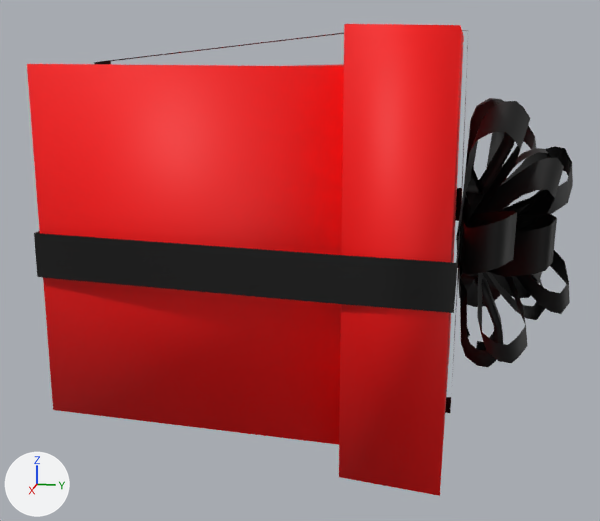
A saved change to the COLLADA model models/gift.dae.
One viewpoint serves both versions: a 50 mm camera at (0.051, 0.0131, 0.0104) aimed at (0.0009, 0.0031, -0.0022). Arrows for +X, +Y and +Z are at lower left; the lights stay in place. Where no turn or scale is listed for an object, it has been applied to the vertices.

The scene before the commit, as lines of its bpy script (objects in view):
```python
ob_cube = bpy.data.objects.new('Cube', me_cube_005_geometry001)
ob_cube.location = (0.00099, -0.00041, -0.01816)
ob_cube_001 = bpy.data.objects.new('Cube_001', me_cube_005_geometry003)
ob_cube_001.location = (0.0, 0.0, 0.0)
ob_cube_002 = bpy.data.objects.new('Cube_002', me_cube_005_geometry002)
ob_cube_002.location = (0.0, 0.0, 0.0)
ob_cube_003 = bpy.data.objects.new('Cube_003', me_cube_005_geometry)
ob_cube_003.location = (-0.00243, 0.00041, 0.00236)
ob_cube_003.rotation_euler = (-0.225, -0.919, 0.0249)  # degrees (-13, -53, 1.4)
ob_cube_004 = bpy.data.objects.new('Cube_004', me_cube_005)
ob_cube_004.location = (-0.00168, 0.0014, -0.00042)
ob_cube_004.rotation_euler = (-0.0802, -2.311, -0.0602)  # degrees (-4.6, -132, -3.4)
```
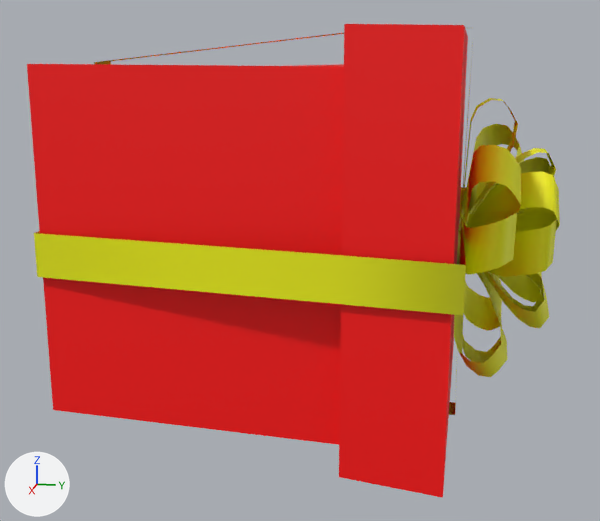
Pixel boxes (x1, y1, x2, y2) of what changed, in the pictures (600 x 521 px; the box of a moved part takes in the faces that stretch with it):
'Cube', reshaped, shading changed: before (27, 24, 464, 496); after (27, 24, 468, 498)
'Cube_001', recoloured, reshaped (black to yellow): before (34, 177, 557, 313); after (34, 182, 557, 315)
'Cube_003', recoloured, moved, turned: before (456, 101, 564, 307); after (464, 145, 560, 331)
'Cube_004', recoloured, moved, turned: before (477, 126, 573, 363); after (454, 124, 556, 377)
'Cube_002', recoloured, reshaped: before (94, 30, 551, 413); after (94, 33, 556, 415)
part 1 of me_cube_005_geometry001, moved or reshaped: before (339, 24, 464, 496); after (339, 24, 468, 498)
part 2 of me_cube_005_geometry001, shading changed: (27, 64, 344, 445) in both
part 3 of me_cube_005_geometry002, cut back: before (445, 30, 515, 413); after (449, 103, 469, 415)
part 4 of me_cube_005_geometry003, moved or reshaped: before (331, 221, 461, 313); after (331, 217, 466, 315)
part 5 of me_cube_005_geometry003, moved or reshaped: before (455, 188, 462, 221); after (459, 187, 466, 220)

Diff of the bpy script that builds the scene:
```diff
--- a/models/gift.dae.py
+++ b/models/gift.dae.py
@@ mat_material @@
 mat_material = principled_material('Material')
-mat_material.base_color = (0.0, 0.0, 0.0)  # black #000000
+mat_material.base_color = (0.846, 0.868, 0.0)  # yellow #edf000
 mat_material.roughness = 0.61
@@ mat_material_002 @@
 mat_material_002 = principled_material('Material_002')
-mat_material_002.base_color = (0.0, 0.0, 0.0)  # black #000000
+mat_material_002.base_color = (0.893, 0.893, 0.0)  # yellow #f3f300
 mat_material_002.roughness = 0.61
@@ me_cube_005_geometry001 @@
 me_cube_005_geometry001.from_pydata(...)  # 16 vertices, 12 faces; spans x -0.0127..0.0106, y -0.0094..0.013, z 0.0065..0.03
-me_cube_005_geometry001.vertices[8].co = (-0.0127, 0.0129, 0.0299)  # pixel (463, 36)
-me_cube_005_geometry001.vertices[11].co = (0.0106, 0.013, 0.0299)  # pixel (460, 25)
-me_cube_005_geometry001.vertices[12].co = (-0.0127, 0.0129, 0.0066)  # pixel (449, 345)
-me_cube_005_geometry001.vertices[15].co = (0.0106, 0.013, 0.0066)  # pixel (439, 495)
+# me_cube_005_geometry001 part 1
+me_cube_005_geometry001.vertices[8].co = (-0.0128, 0.0132, 0.0299)  # pixel (467, 36)
+me_cube_005_geometry001.vertices[11].co = (0.0108, 0.0131, 0.0299)  # pixel (464, 24)
+me_cube_005_geometry001.vertices[12].co = (-0.0128, 0.0132, 0.0066)  # pixel (453, 345)
+me_cube_005_geometry001.vertices[15].co = (0.0108, 0.0131, 0.0066)  # pixel (442, 497)
+# me_cube_005_geometry001 part 2: all faces are now shaded flat (12 of 12 changed)
 me_cube_005_geometry001.materials.append(mat_material_003)
@@ me_cube_005_geometry002 @@
-me_cube_005_geometry002.from_pydata(...)  # 166 vertices, 118 faces; spans x -0.002..0.0025, y -0.01..0.0181, z -0.0119..0.0119
+me_cube_005_geometry002.from_pydata(...)  # 118 vertices, 62 faces; spans x -0.002..0.0025, y -0.01..0.0181, z -0.012..0.012
+# me_cube_005_geometry002 part 3
+# 50 vertices are removed from x -0.001..0.0022, y 0.013..0.0153, z -0.0073..0.0073
+# 61 faces are deleted
+# 4 vertices move from x -0.0019..0.001, y 0.0128, z -0.0118..0.0118 to x -0.0014..0.0009, y 0.0131, z -0.012..0.012
+# 2 vertices are added at (0.0012, 0.0131, 0.0026), (0.0011, 0.0131, -0.0027)
+# 5 new faces join them
 me_cube_005_geometry002.materials.append(mat_material_002)
@@ me_cube_005_geometry003 @@
 me_cube_005_geometry003.from_pydata(...)  # 118 vertices, 62 faces; spans x -0.0118..0.0118, y -0.01..0.0181, z -0.002..0.0024
-me_cube_005_geometry003.vertices[4].co = (0.0118, 0.0128, 0.0008)  # pixel (456, 262)
-me_cube_005_geometry003.vertices[6].co = (0.0118, 0.0128, -0.0017)  # pixel (453, 312)
-me_cube_005_geometry003.vertices[5].co = (-0.0118, 0.0128, 0.0008)  # pixel (461, 188)
-me_cube_005_geometry003.vertices[7].co = (-0.0118, 0.0128, -0.0017)
+# me_cube_005_geometry003 part 4
+me_cube_005_geometry003.vertices[4].co = (0.0121, 0.0133, 0.0008)  # pixel (465, 265)
+me_cube_005_geometry003.vertices[6].co = (0.0121, 0.0133, -0.0017)  # pixel (463, 315)
+# me_cube_005_geometry003 part 5
+me_cube_005_geometry003.vertices[5].co = (-0.0121, 0.0133, 0.0008)
+me_cube_005_geometry003.vertices[7].co = (-0.0121, 0.0133, -0.0017)
 me_cube_005_geometry003.materials.append(mat_material)
@@ ob_cube_004 @@
 ob_cube_004 = bpy.data.objects.new('Cube_004', me_cube_005)
-ob_cube_004.location = (-0.00168, 0.0014, -0.00042)
-ob_cube_004.rotation_euler = (-0.0802, -2.311, -0.0602)  # degrees (-4.6, -132, -3.4)
+ob_cube_004.location = (-0.00243, 0.00048, -0.00143)
+ob_cube_004.rotation_euler = (-0.111, -2.223, -0.0993)  # degrees (-6.4, -127, -5.7)
@@ ob_cube_003 @@
 ob_cube_003 = bpy.data.objects.new('Cube_003', me_cube_005_geometry)
-ob_cube_003.location = (-0.00243, 0.00041, 0.00236)
-ob_cube_003.rotation_euler = (-0.225, -0.919, 0.0249)  # degrees (-13, -53, 1.4)
+ob_cube_003.location = (0.00007, 0.00014, -0.00004)
+ob_cube_003.rotation_euler = (0.0284, 2.338, 0.018)  # degrees (1.6, 134, 1)
```
